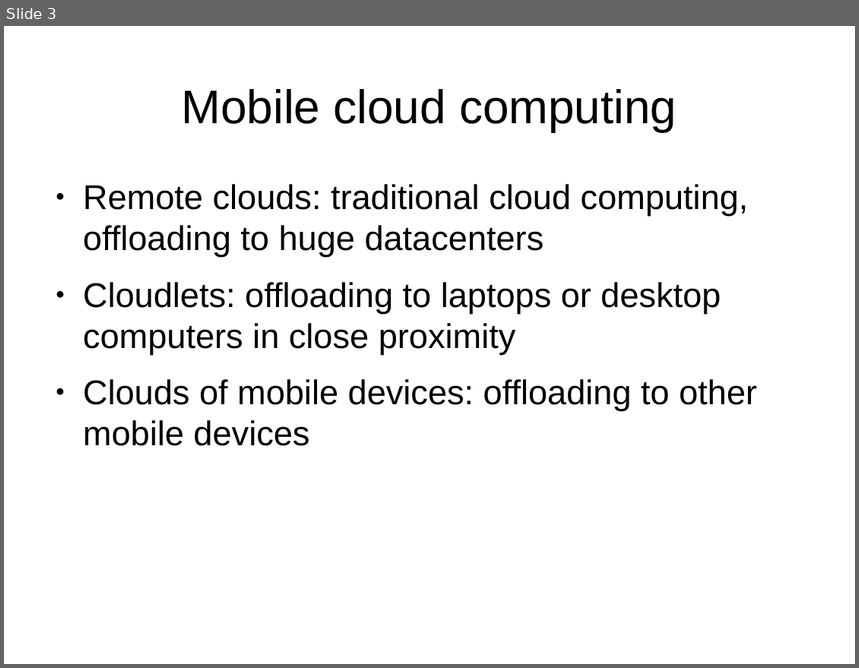
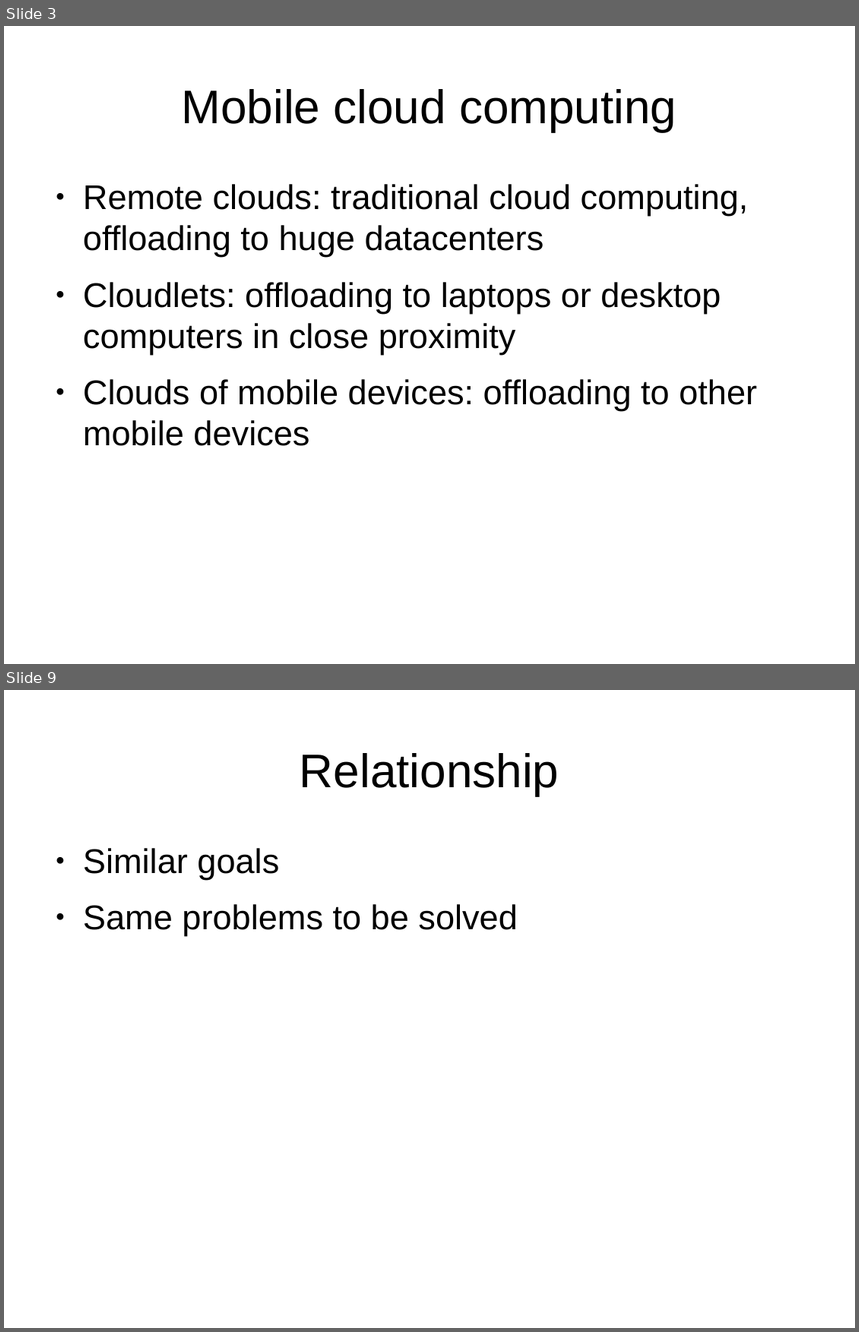
Before and after one commit to nipakoo/Mobile-Data-Analytics, a slide deck: presentation.odp. Shown one above the other, each under a label of ours: slide 3 before the commit, slides 3 and 9 after it; the slides between them are not shown. The pictures are 859x668 and 859x1332 pixels, drawn with LibreOffice and Linux fonts; fonts in the diff are those of the drawing. Boxes give left, top, right and bottom in pixels: in the first picture for what was removed or moved away, otherwise in the second. Text is boxed around its words. In the diff, an @@ line names an element or a change of style, - is before the commit and + after.

```diff
--- a/presentation.odp
+++ b/presentation.odp
@@ slide 9 added at (4,690,855,1328), background #FFFFFF @@
@@ title added at (300,753,559,796), 44 pt, text #000000 @@
+Relationship
@@ text added at (83,848,518,936), 32 pt, text #000000 @@
+● Similar goals
+● Same problems to be solved
```
Also in this commit, not shown: 2 slides changed, 5 other slides added.
